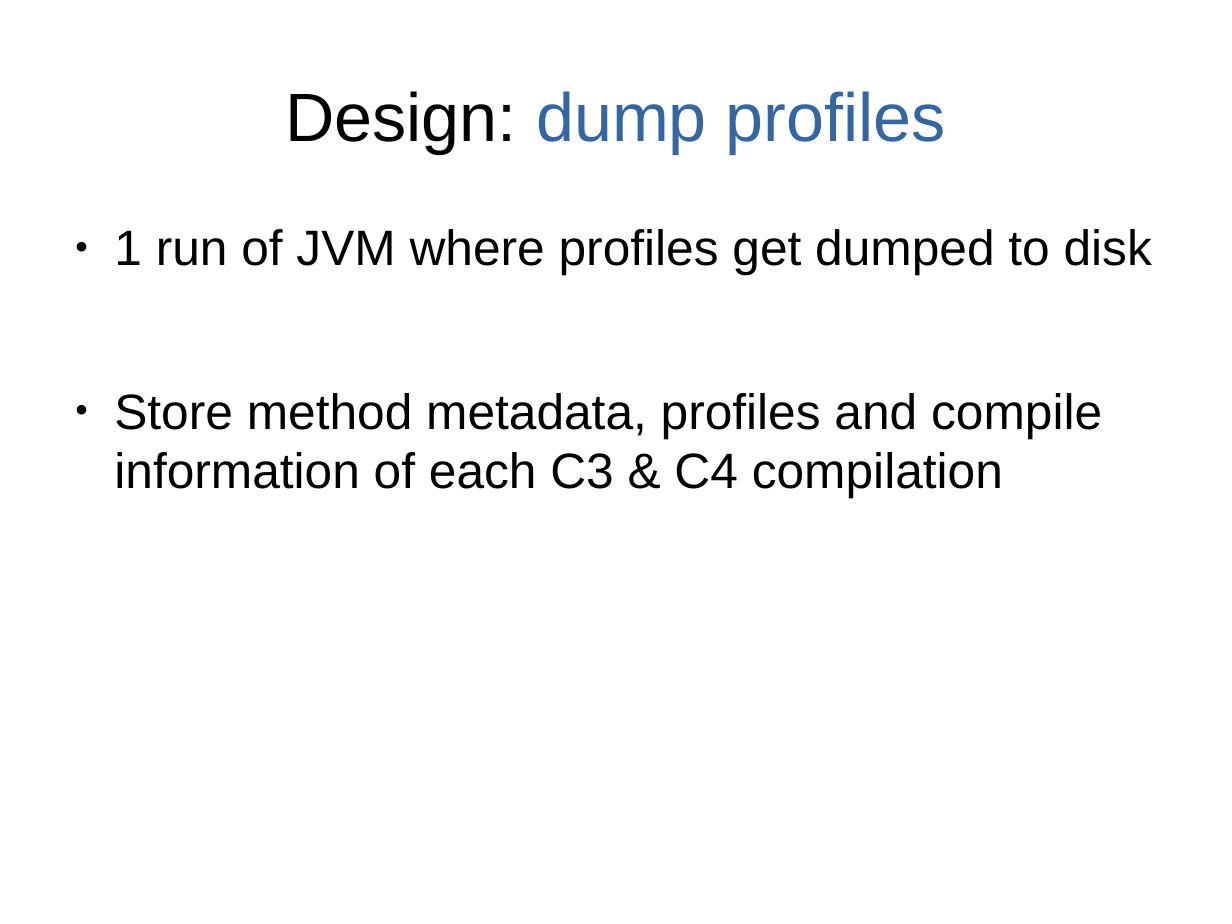
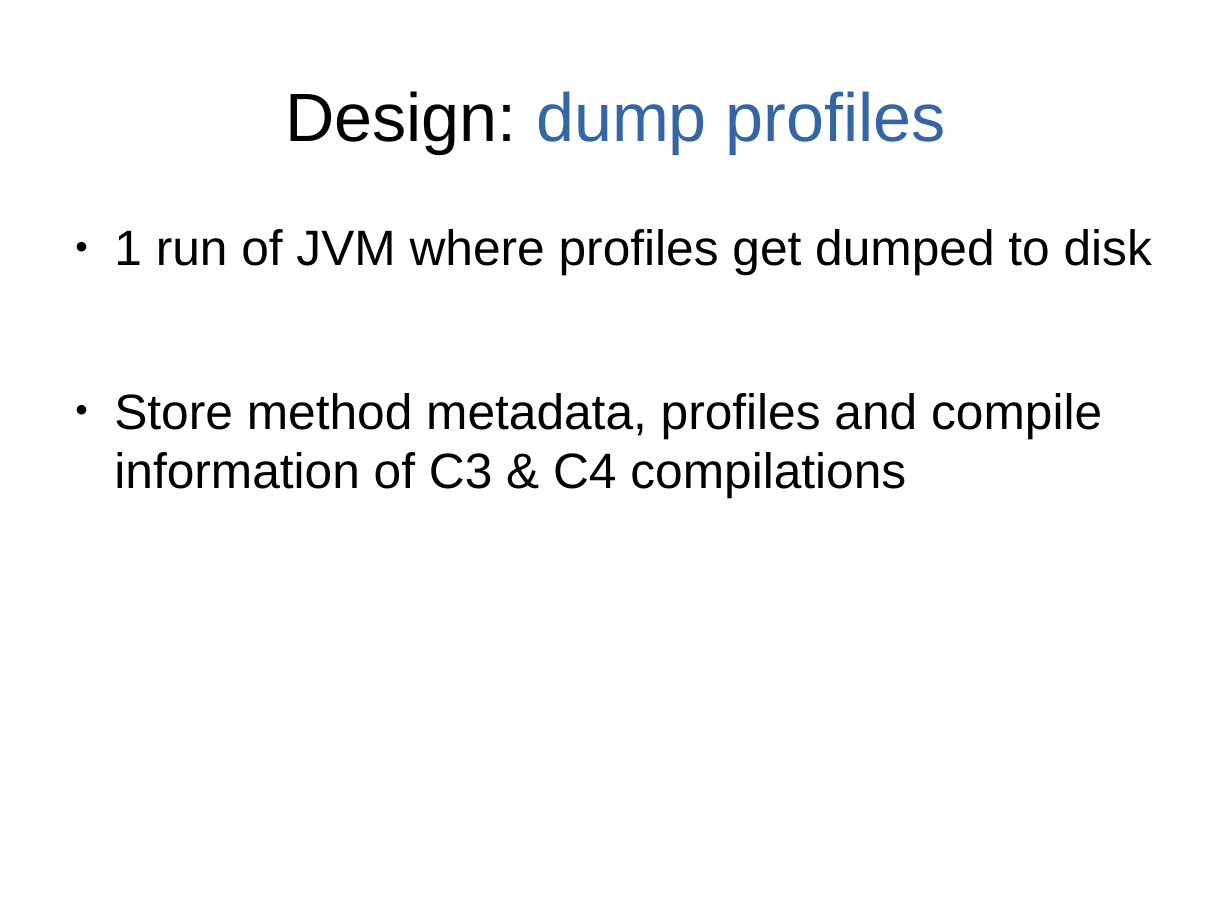
Before and after one commit to mohlerm/hotspot, a slide deck: slide 6 of presentation/profile_caching_mohlerm_presentation.odp (slide 5 before the commit). Drawn at 1232x924 pixels with LibreOffice and Linux fonts; fonts in the diff are those of the drawing. Boxes give left, top, right and bottom in pixels: in the first picture for what was removed or moved away, otherwise in the second. Text is boxed around its words. In the diff, an @@ line names an element or a change of style, - is before the commit and + after.

```diff
--- a/presentation/profile_caching_mohlerm_presentation.odp
+++ b/presentation/profile_caching_mohlerm_presentation.odp
@@ text at box(114, 393, 1102, 498): text changed @@
-● Store method metadata, profiles and compile information of each C3 & C4 compilation
+● Store method metadata, profiles and compile information of C3 & C4 compilations
```
Also in this commit, not shown: 4 other slides changed, 3 slides added, 1 slide removed.
